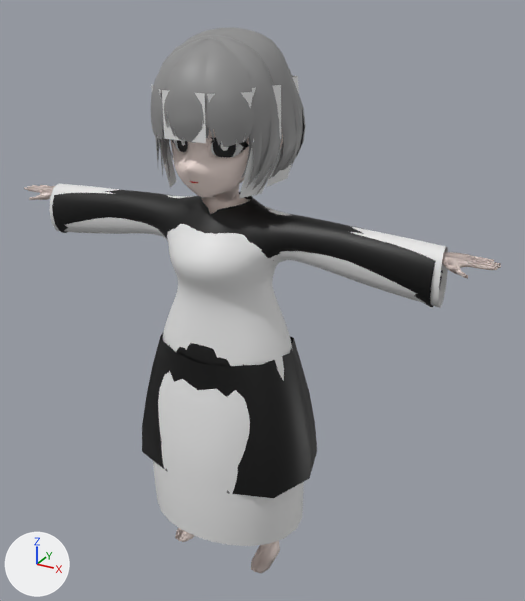
Two versions of the FBX model 이현수/제작 에셋/uasset/Charactor.fbx, one commit apart.
Rendered twice from a 50 mm lens placed at (0.812, -1.286, 1.368), pointed at (0.061, 0.079, 0.685). Arrows for +X, +Y and +Z are at lower left; the lights stay in place. The picture after the commit comes second. Where no turn or scale is listed for an object, it has been applied to the vertices.

Names of what the first picture shows: 'Cloth', 'HairBack', 'HairBang', 'HairFront', 'HairFront.001', 'Head', 'Plane', 'WeightTransferBody', 'WeightTransferHairSide', 'WeightTransferHem' and 5 more.
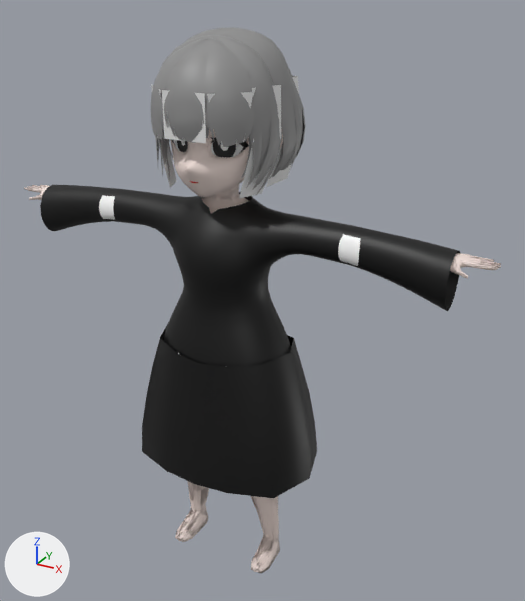
Where the change shows, as pixel boxes [x1, y1, x2, y2] in the pictures (525 x 601 px; the box of a moved part takes in the faces that stretch with it):
'Plane', deleted
    before: [49, 183, 448, 546]
'Cloth', reshaped (7% wider)
    before: [52, 189, 443, 366]
    after: [40, 185, 460, 366]
part 1 of me_cube_004, moved or reshaped
    before: [52, 189, 443, 307]
    after: [40, 185, 460, 311]
'Body', unchanged, uncovered by the edit
    before: [29, 191, 465, 573]
    after: [25, 185, 501, 573]

The change, as a diff of the scene's bpy script:
```diff
--- a/이현수/제작 에셋/uasset/Charactor.fbx.py
+++ b/이현수/제작 에셋/uasset/Charactor.fbx.py
@@ mat_black_002 @@
+mat_black_002 = principled_material('Black.002')
+mat_black_002.base_color = (0.0, 0.0, 0.0)  # black #000000
@@ me_cube_004 @@
 # used by ob_cloth; location = (0.0, 0.0, 0.0)
-me_cube_004.from_pydata(...)  # 1084 vertices, 2088 faces; spans x -0.478..0.478, y -0.138..0.175, z 0.286..0.937
-me_cube_004.materials.append(mat_black)  # black #000000
+me_cube_004.from_pydata(...)  # 1088 vertices, 2100 faces; spans x -0.51..0.51, y -0.138..0.175, z 0.286..0.937
+# me_cube_004 part 1: 54 vertices moved from x -0.188..0.188, y -0.023..0.067, z 0.838..0.92 to x -0.198..0.198, y -0.023..0.066, z 0.838..0.92; 446 vertices removed from x -0.478..0.478, y -0.034..0.063, z 0.782..0.928; 450 vertices added at x -0.51..0.51, y -0.026..0.069, z 0.782..0.925
+me_cube_004.materials.append(mat_black_002)  # black #000000
+me_cube_004.materials.append(mat_white)  # white #ffffff
@@ ob_plane @@
-ob_plane = bpy.data.objects.new('Plane', me_mesh)
-ob_plane.location = (0.0, 0.0, -0.002)
```
